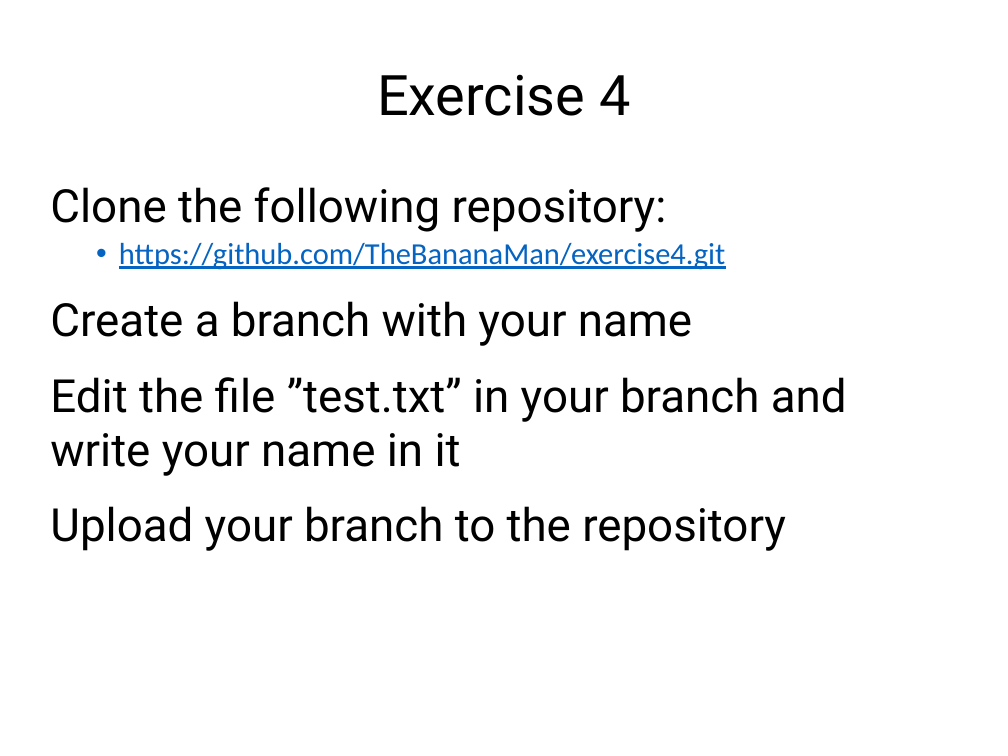
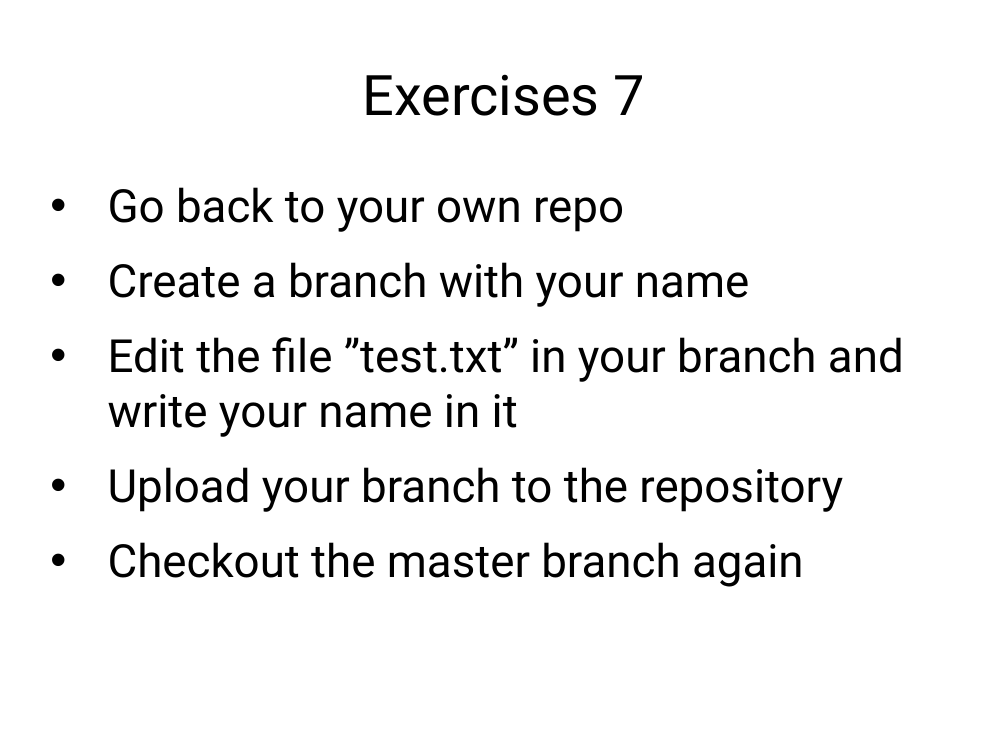
Before and after one commit to rachelplayer/isg-playground, a slide deck: slide 61 of git_workshop.pptx (slide 59 before the commit). Drawn at 1008x756 pixels with LibreOffice and Linux fonts; fonts in the diff are those of the drawing. Boxes give left, top, right and bottom in pixels: in the first picture for what was removed or moved away, otherwise in the second. Text is boxed around its words. In the diff, an @@ line names an element or a change of style, - is before the commit and + after.

```diff
--- a/git_workshop.pptx
+++ b/git_workshop.pptx
@@ title at (363,74,644,116): text changed @@
-Exercise 4
+Exercises 7
@@ text at (108,187,624,232): text changed; size 24 to 36 pt; font Calibri to Roboto; text colour #0563C1 to #000000 @@
-Clone the following repository:
-  • https://github.com/TheBananaMan/exercise4.git
+• Go back to your own repo
@@ text at (108,262,904,512): bullet none to • @@
@@ text at (108,542,804,587): paragraph added @@
+• Checkout the master branch again
```
Also in this commit, not shown: 12 other slides changed, 5 slides added, 5 slides removed, 1 other file.
